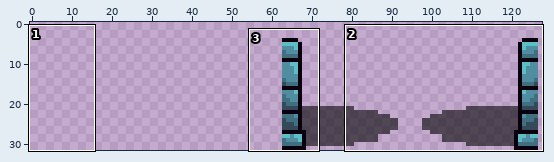
Pixel-art file, stored at DS4/teams/team-07/project/project-01/DungeonQuest/assets/sprites/.ase/doors_side.ase. The first picture is a wide view before the edit; the outline marks the close-up.
Close-up. Earlier state:
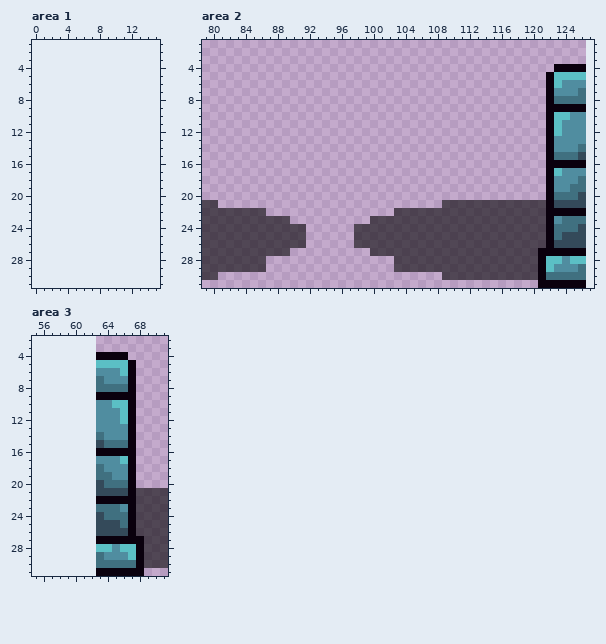
64x32 pixels, 1 frame. Shown: area 1: x 0..15, y 1..31; area 2: x 79..127, y 1..31; area 3: x 55..71, y 2..31. The old version is drawn lined up with the new one, on the new canvas.
After the commit:
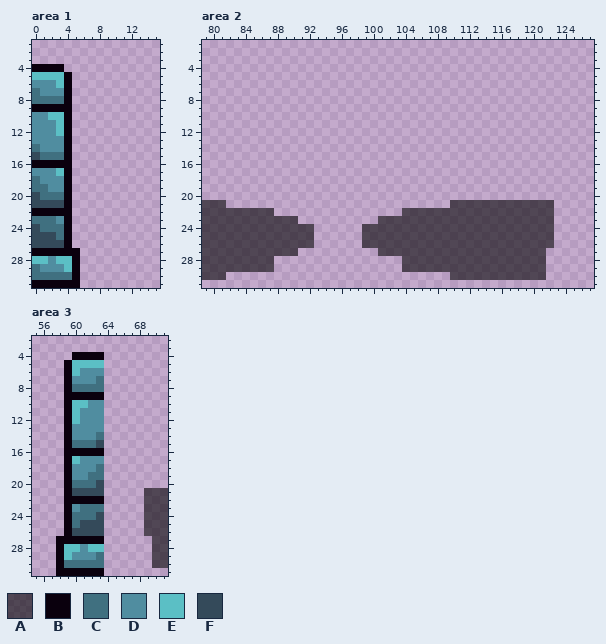
Palette (. is transparent): A #00000095  B #0a000d  C #407080  D #508da0  E #5bbfc5  F #344a5a
The exact change:
canvas 64x32 -> 128x32, the old top-left corner now at 63,0
Changed rows in their new state; - is an unchanged pixel.
Area 1:
first column x 0:
 4 BBBB--
 5 EEEEB-
 6 DDDEB-
 7 CDDDB-
 8 CCCCB-
 9 BBBBB-
10 DDEEB-
11 DDDEB-
12 DDDEB-
13 DDDDB-
14 CDDDB-
15 FCCCB-
16 BBBBB-
17 DDDEB-
18 CDDDB-
19 CCDDB-
20 FCCCB-
21 FFFFB-
22 BBBBB-
23 CCCDB-
24 FCCCB-
25 FFFCB-
26 FFFFB-
27 BBBBBB
28 EEDEEB
29 CDDDEB
30 CCCCCB
31 BBBBBB
Area 2:
first column x 81:
 4 ------------------------------------------....
 5 -----------------------------------------.....
 6 -----------------------------------------.....
 7 -----------------------------------------.....
 8 -----------------------------------------.....
 9 -----------------------------------------.....
10 -----------------------------------------.....
11 -----------------------------------------.....
12 -----------------------------------------.....
13 -----------------------------------------.....
14 -----------------------------------------.....
15 -----------------------------------------.....
16 -----------------------------------------.....
17 -----------------------------------------.....
18 -----------------------------------------.....
19 -----------------------------------------.....
20 -----------------------------------------.....
21 A---------------------------.------------A....
22 ------A---------------.------------------A....
23 ---------A---------.---------------------A....
24 -----------A-----.-----------------------A....
25 -----------A-----.-----------------------A....
26 -----------A-----.-----------------------A....
27 ---------A---------.--------------------A.....
28 ------A---------------.-----------------A.....
29 ------A---------------.-----------------A.....
30 A---------------------------.-----------A.....
31 ----------------------------------------......
Area 3:
first column x 58:
 4 --BBB-...---
 5 -BEEE-....--
 6 -BEDD-....--
 7 -BDDD-....--
 8 -BCCC-....--
 9 -BBBB-....--
10 -BEED-....--
11 -BEDD-....--
12 -BEDD-....--
13 -BDDD-....--
14 -BDDD-....--
15 -BCCC-....--
16 -BBBB-....--
17 -BEDD-....--
18 -BDDD-....--
19 -BDDC-....--
20 -BCCC-....--
21 -BFFF-.....-
22 -BBBB-.....-
23 -BDCC-.....-
24 -BCCC-.....-
25 -BCFF-.....-
26 -BFFF-.....-
27 BBBBB-......
28 BEEDE-......
29 BEDDD-......
30 BCCCC-......
31 BBBBB-.....-
